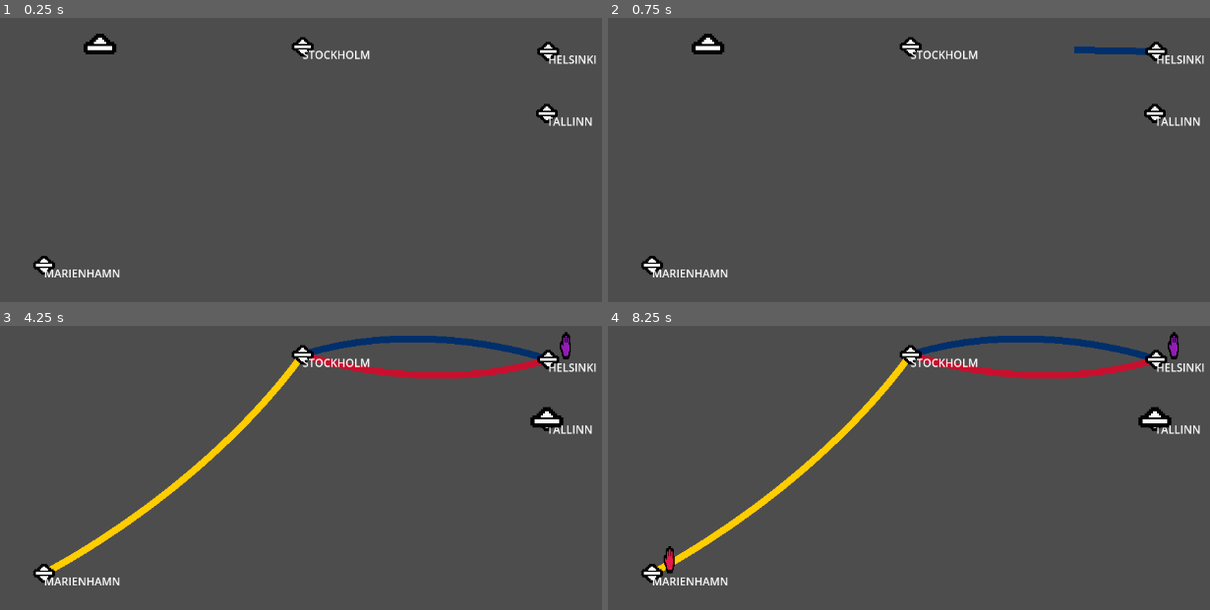
Above: before the commit, frames 1-4 (two rows, left to right).
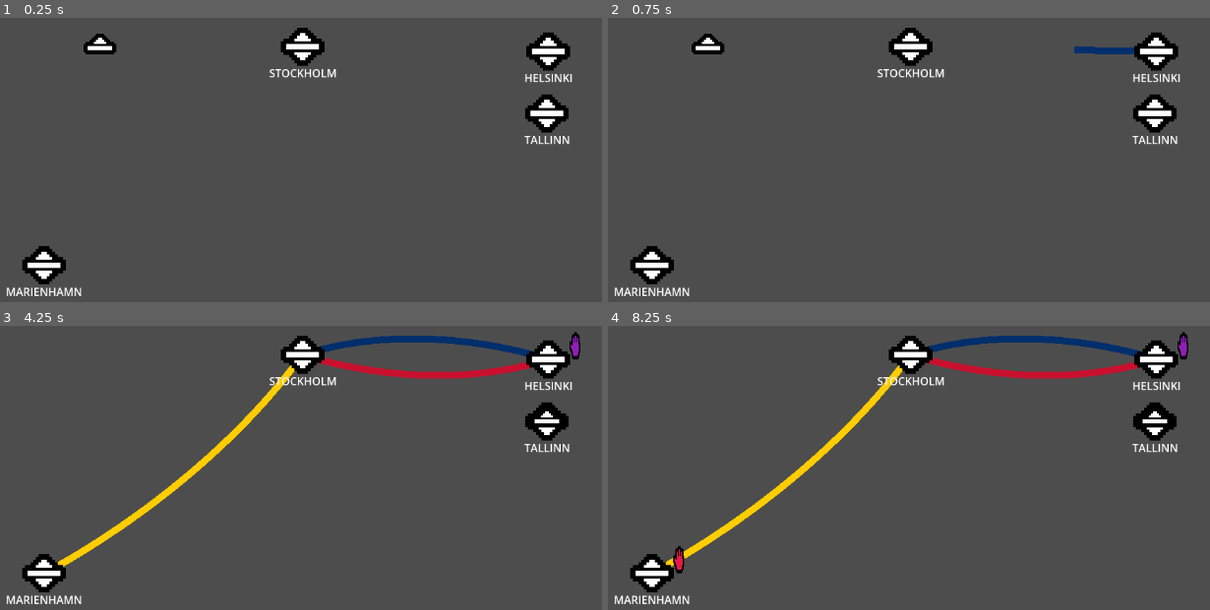
Above: after the commit, the same moments.

Repository: Levartar/mini-ferries
Game: Godot game, scene res://src/levels/test_ports.tscn
Two runs of this game, one before a commit and one after it. Both use one fixed random seed, a clock stepped at 60 frames per second and the inputs below. This scene is started directly instead of the project's main scene.
Inputs (mouse positions are in pixels of both pictures, inside the frame that each line leads up to):
- Up to frame 1 (0.25 s): no input
- Up to frame 2 (0.75 s): tap Enter at 0.5 s; drag from (1155, 52) to (909, 46) at 0.52 s
- Up to frame 3 (4.25 s): tap Space at 1.25, 2.75 s; drag from (301, 354) to (547, 360) at 1.27 s; tap Enter at 2, 3.5 s; move the mouse to (547, 422) at 2.02 s; click (547, 422) at 2.17 s; drag from (42, 573) to (301, 354) at 2.77 s; drag from (102, 357) to (547, 422) at 3.52 s
- Up to frame 4 (8.25 s): drag from (704, 357) to (1155, 422) at 4.27 s; tap Space at 5 s; move the mouse to (981, 422) at 5.02 s; click (981, 422) at 5.17 s; drag from (outside the picture) to (1155, 422) at 5.77 s; move the mouse to (1113, 399) at 6.52 s; click (1113, 399) at 6.67 s; drag from (782, 445) to (1155, 422) at 7.27 s; move the mouse to (outside the picture) at 8.02 s; click (outside the picture) at 8.17 s

The runs differ from the first frame. In frame 1, 3.7% of the frame differs, in the area x 1-100%, y 3-98%; in frame 2, 3.7%; in frame 3, 3.6%; in frame 4, 3.9%, in the area x 1-100%, y 2-98%.

Commit message:
beautify port styling

Diff:
--- a/src/entities/Port.tscn
+++ b/src/entities/Port.tscn
@@ -4,24 +4,34 @@
 [ext_resource type="Script" uid="uid://w82n77wsxjya" path="res://src/entities/port.gd" id="2_p8dw3"]
 
 [sub_resource type="CircleShape2D" id="CircleShape2D_xh4ph"]
-radius = 20.0
+radius = 30.0
+
+[sub_resource type="SystemFont" id="SystemFont_p8dw3"]
 
 [node name="Port" type="Area2D" unique_id=733375235]
 script = ExtResource("2_p8dw3")
 
 [node name="Sprite2D" type="Sprite2D" parent="." unique_id=2051382067]
-scale = Vector2(2, 2)
+scale = Vector2(4, 4)
 texture = ExtResource("2_nb6n3")
 
 [node name="CollisionShape2D" type="CollisionShape2D" parent="." unique_id=810209978]
 shape = SubResource("CircleShape2D_xh4ph")
 
 [node name="HBoxContainer" type="HBoxContainer" parent="." unique_id=1213312714]
-offset_left = 17.0
+offset_left = 31.0
 offset_top = -40.0
-offset_right = 57.0
+offset_right = 71.0
 
 [node name="Label" type="Label" parent="." unique_id=1253756721]
-offset_right = 40.0
-offset_bottom = 23.0
+anchors_preset = 5
+anchor_left = 0.5
+anchor_right = 0.5
+offset_left = -23.5
+offset_top = 27.0
+offset_right = 23.5
+offset_bottom = 50.0
+grow_horizontal = 2
+size_flags_horizontal = 3
+theme_override_fonts/font = SubResource("SystemFont_p8dw3")
 text = "Name"
--- a/src/levels/test_ports.tscn
+++ b/src/levels/test_ports.tscn
@@ -25,3 +25,6 @@
 
 [node name="Ferry" parent="." unique_id=1559693109 instance=ExtResource("2_jxqds")]
 position = Vector2(236, 226)
+sail_speed = 0.05
+passenger_capacity = 6
+docking_time = 2.0
